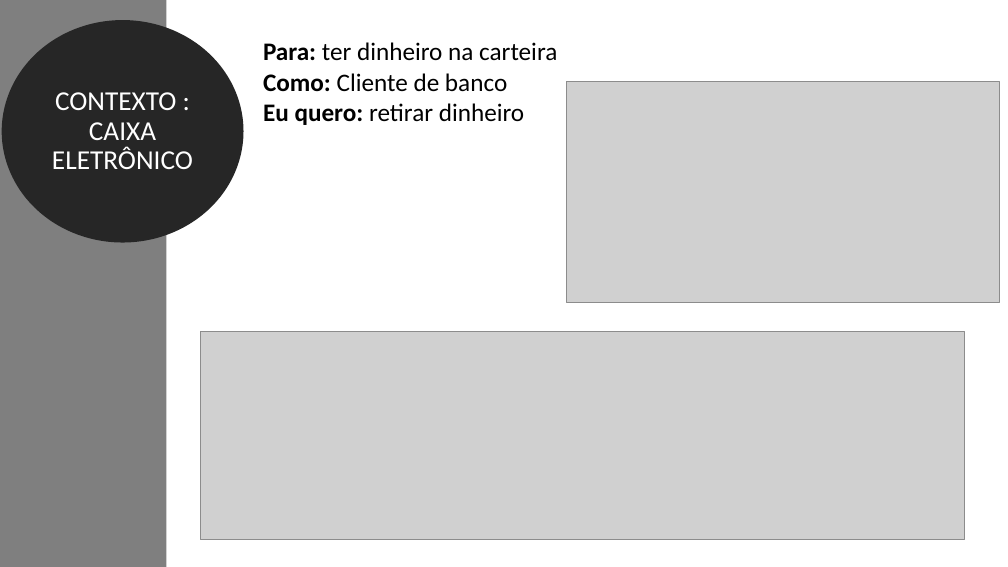
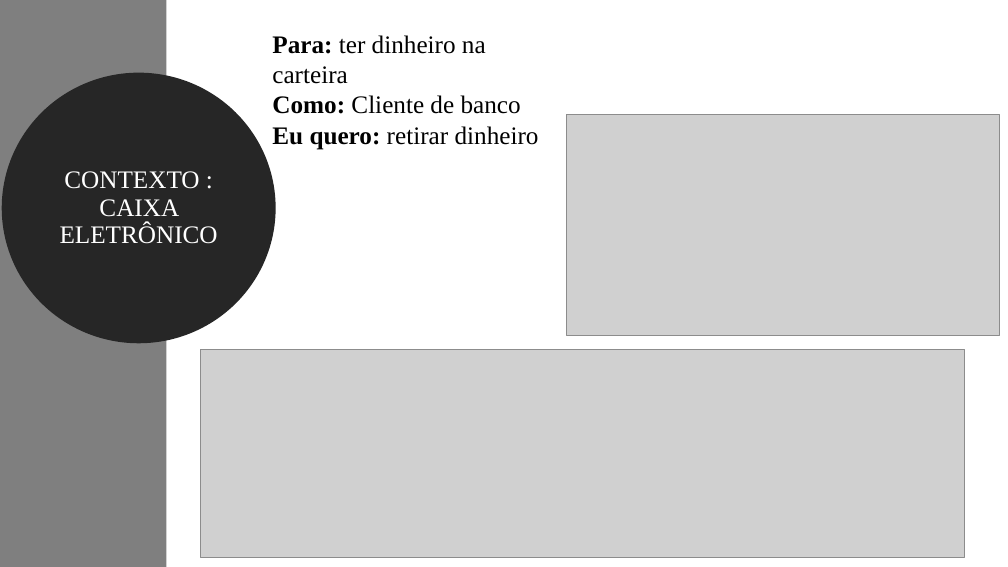
Before and after one commit to feevars/fatec4SEM, a slide deck: slide 6 of 2SEM/IES100 - Engenharia de Software I/BDD - Behavior Driven Development/apresentacao-oficial_BDD.pptx. Drawn at 1008x567 pixels with LibreOffice and Linux fonts; fonts in the diff are those of the drawing; grey boxes stand for pictures. Boxes give left, top, right and bottom in pixels: in the first picture for what was removed or moved away, otherwise in the second. Text is boxed around its words. In the diff, an @@ line names an element or a change of style, - is before the commit and + after.

```diff
--- a/2SEM/IES100 - Engenharia de Software I/BDD - Behavior Driven Development/apresentacao-oficial_BDD.pptx
+++ b/2SEM/IES100 - Engenharia de Software I/BDD - Behavior Driven Development/apresentacao-oficial_BDD.pptx
@@ text "Para: ter dinheiro na carteira ...": place and size @@
-text "Para: ter dinheiro na carteira ..." at (263,42,557,125)
+text "Para: ter dinheiro na carteira ..." at (272,35,539,150)
@@ text "Para: ter dinheiro na carteira ..." at (272,35,539,150): font Calibri to Times New Roman @@
@@ ellipse "CONTEXTO : CAIXA ELETRÔNICO": place and size @@
-ellipse "CONTEXTO : CAIXA ELETRÔNICO" at (9,27,237,235)
+ellipse "CONTEXTO : CAIXA ELETRÔNICO" at (9,80,268,337)
@@ ellipse "CONTEXTO : CAIXA ELETRÔNICO" at (9,80,268,337): size 26 to 24 pt, font Calibri to Times New Roman @@
@@ picture: place and size @@
-picture at (567,82,1000,302)
+picture at (567,115,1000,336)
@@ picture: place and size @@
-picture at (200,332,965,540)
+picture at (200,349,965,557)
```
Also in this commit, not shown: 4 other slides changed, 1 slide removed.
